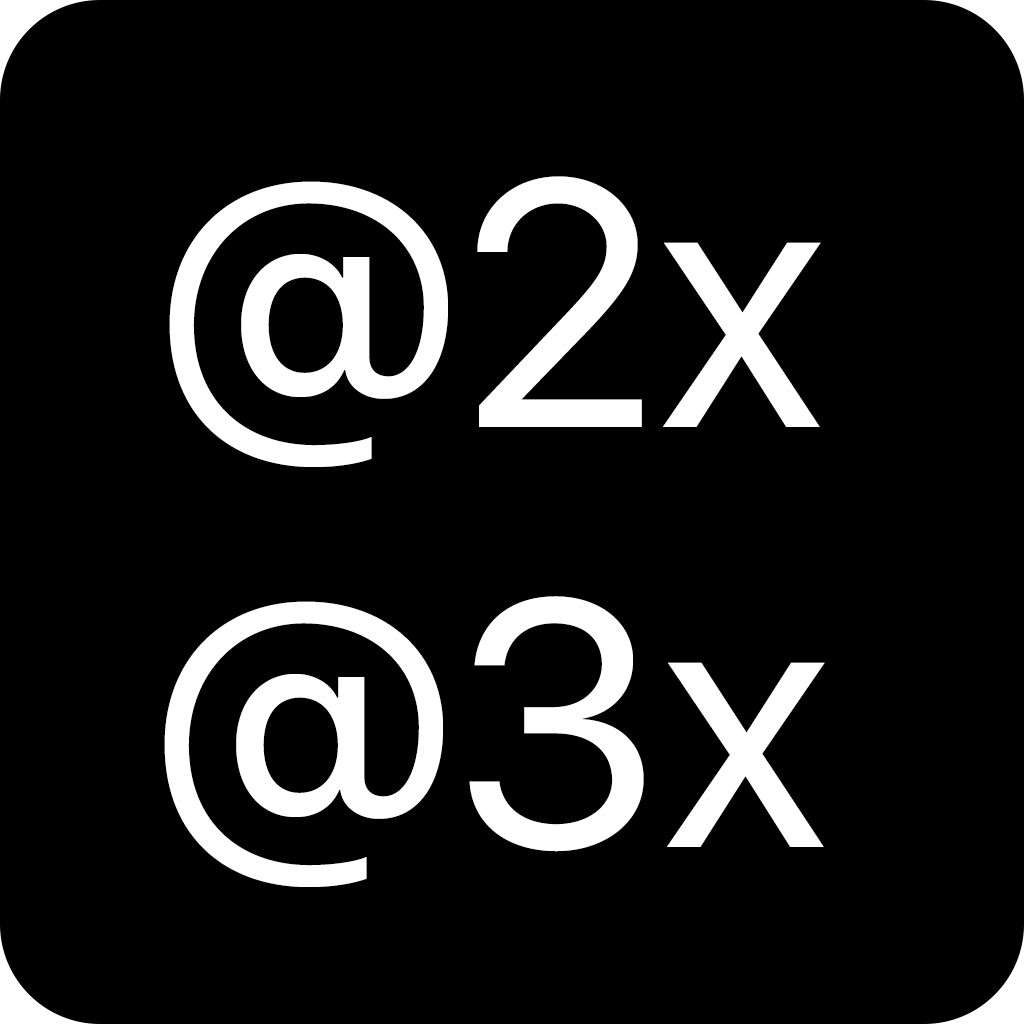
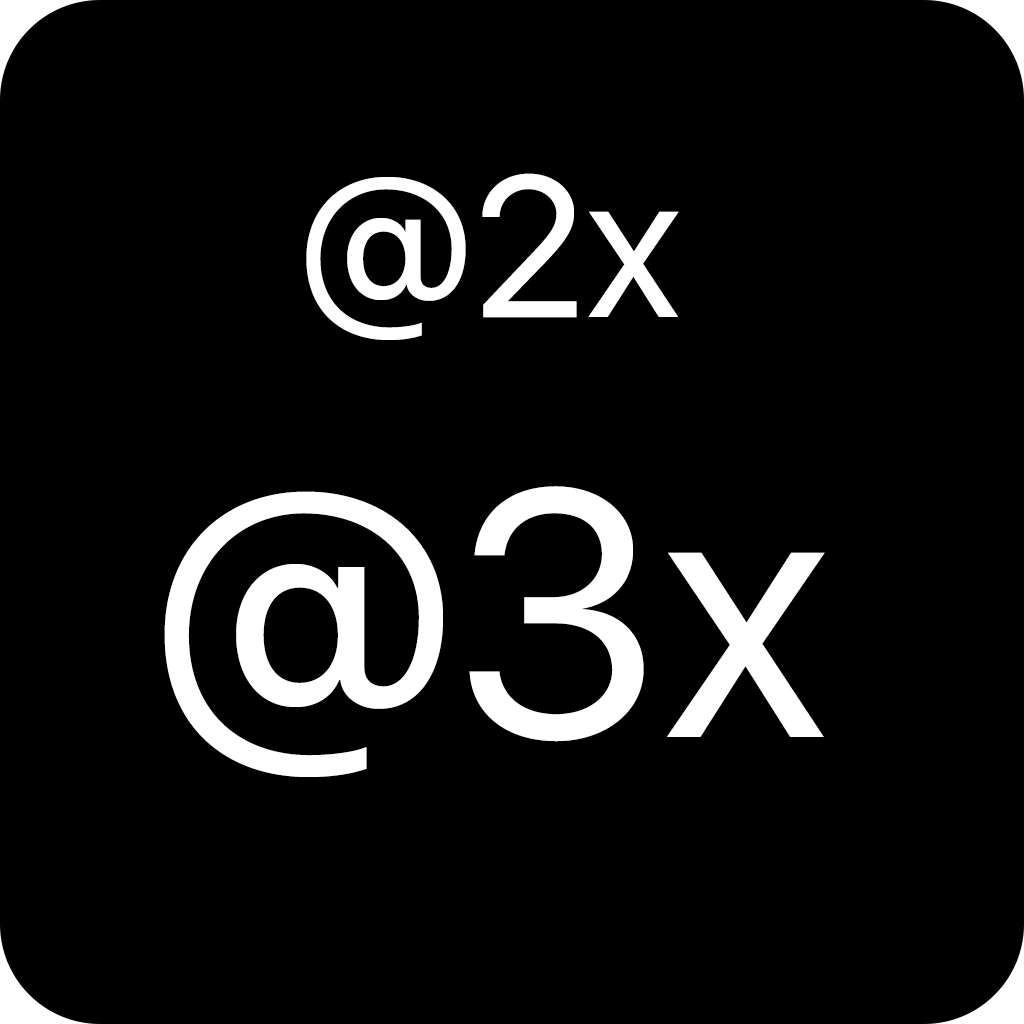
Two versions of the same layered image (1024×1024). Layer-by-layer changes:
painted on "@2x @3x" over [164, 173, 825, 887]
